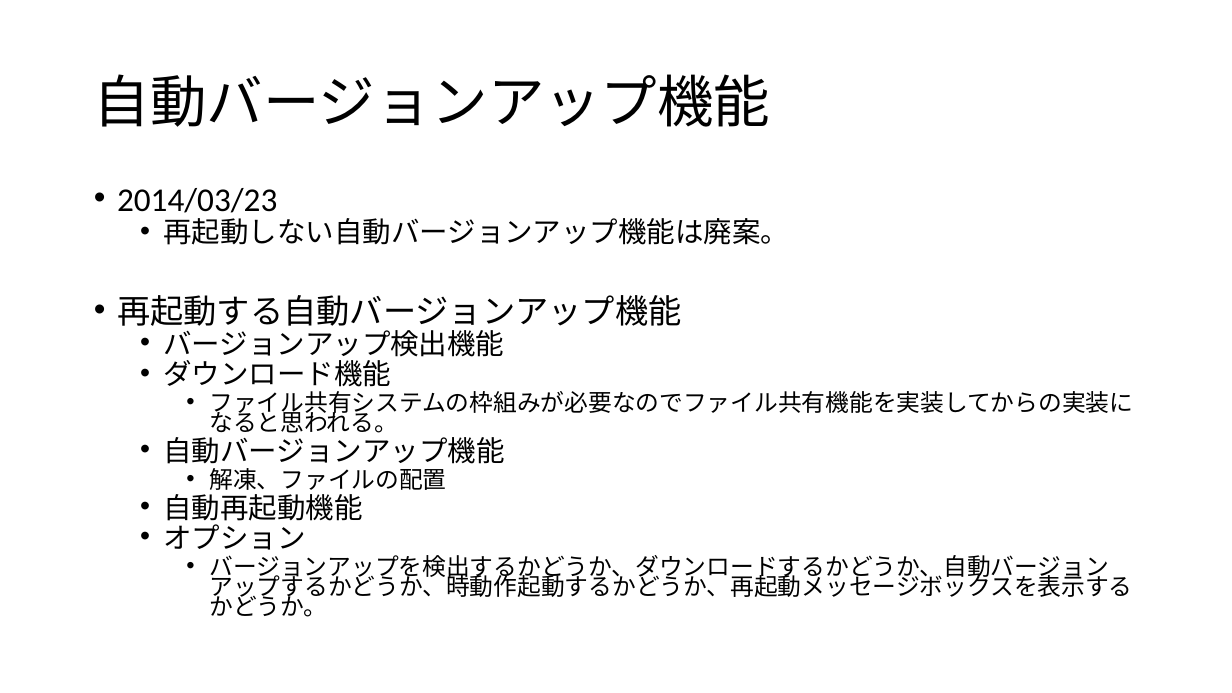
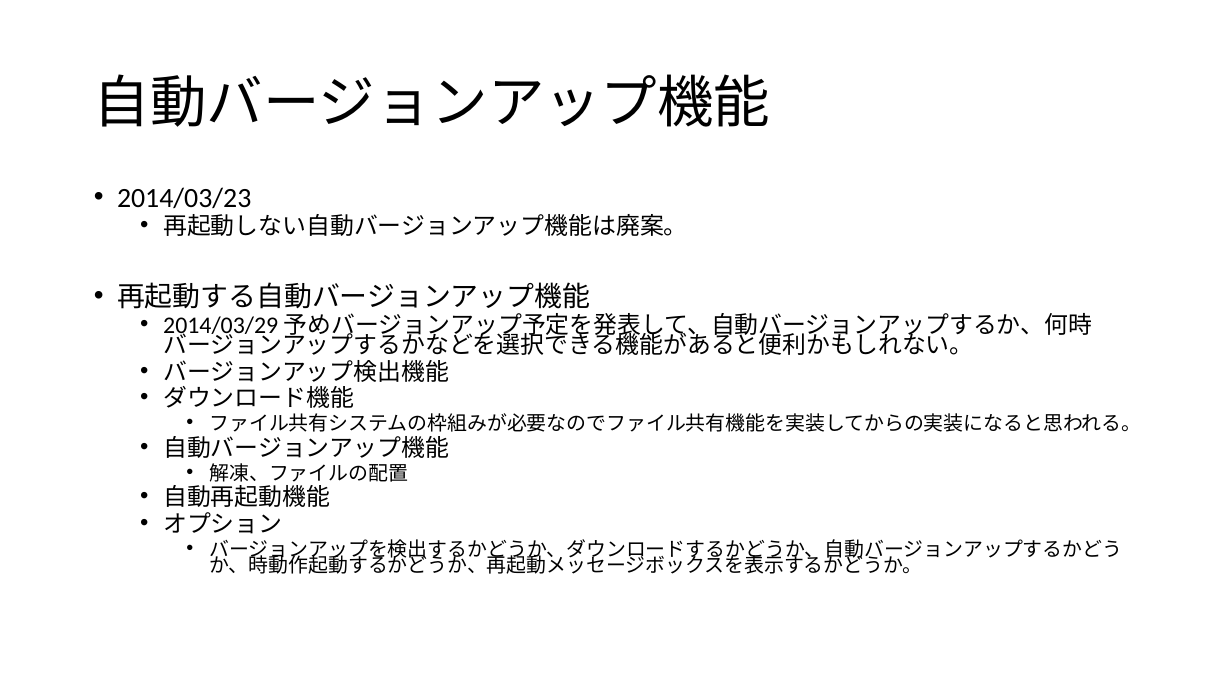
Before and after one commit to pizyumi/CREA, a slide deck: slide 16 of CREA2014/CREACOIN.pptx (slide 14 before the commit). Drawn at 1232x693 pixels with LibreOffice and Linux fonts; fonts in the diff are those of the drawing. Boxes give left, top, right and bottom in pixels: in the first picture for what was removed or moved away, otherwise in the second. Text is boxed around its words. In the diff, an @@ line names an element or a change of style, - is before the commit and + after.

Commit message:
[140401-001][0.0.1(1)(29)] シミュレーションしたい

```diff
--- a/CREA2014/CREACOIN.pptx
+++ b/CREA2014/CREACOIN.pptx
@@ text at <box>117,187,1141,574</box>: size 25.9 to 21.7 pt in "2014/03/23", "再起動する自動バージョンアップ機能"; size 22.2 to 18.6 pt in "再起動しない自動バージョンアップ機能は廃案。", "バージョンアップ検出機能", "ダウンロード機能", "自動バージョンアップ機能" and 2 more places; size 18.5 to 15.5 pt in "ファイル共有システムの枠組みが必要なのでファイル共有機能を実装してからの実装になると思われる。", "解凍、ファイルの配置", "バージョンアップを検出するかどうか、ダウンロードするかどうか、自動バージョンアップするかどうか、時動作起動するかどうか、 ..." @@
@@ text at <box>163,313,1092,355</box>: paragraph added @@
+  • 2014/03/29 予めバージョンアップ予定を発表して、自動バージョンアップするか、何時バージョンアップするかなどを選択できる機能があると便利かもしれない。
```
Also in this commit, not shown: 3 slides added, 3 other files.
